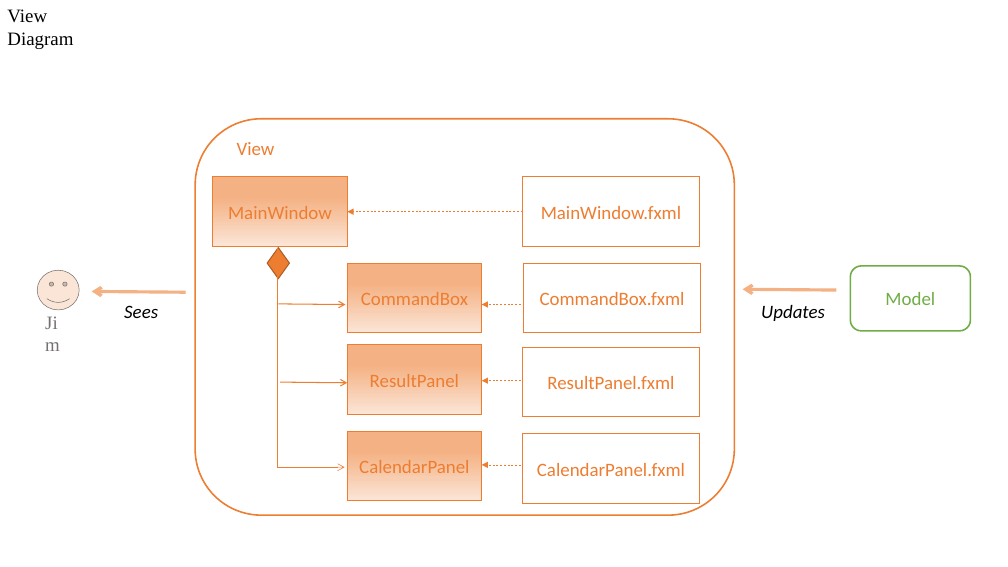
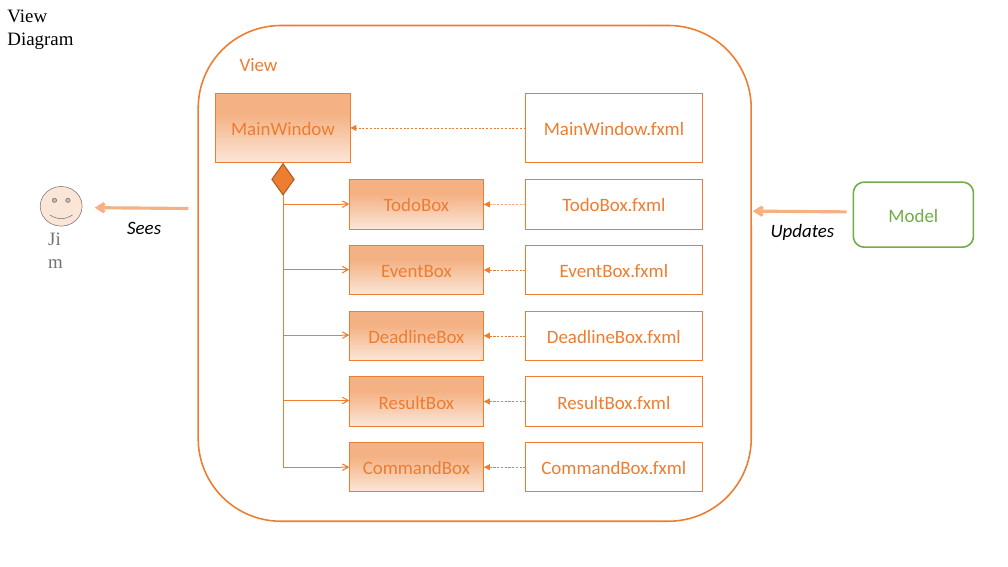
Before and after one commit to CS2103AUG2016-W11-C1/main, a slide deck: slide 3 of doc/DeveloperGuide.pptx. Drawn at 1008x567 pixels with LibreOffice and Linux fonts; fonts in the diff are those of the drawing. Boxes give left, top, right and bottom in pixels: in the first picture for what was removed or moved away, otherwise in the second. Text is boxed around its words. In the diff, an @@ line names an element or a change of style, - is before the commit and + after.

Commit message:
Update viewDragram

```diff
--- a/doc/DeveloperGuide.pptx
+++ b/doc/DeveloperGuide.pptx
@@ rounded rectangle: place and size @@
-rounded rectangle at <box>195,119,734,515</box>
+rounded rectangle at <box>198,26,752,522</box>
@@ 3 texts, 2 rectangles, 2 arrows, 1 rounded rectangle, 1 smiley face, 1 diamond: place and size @@
-3 texts, 2 rectangles, 2 arrows, 1 rounded rectangle, 1 smiley face, 1 diamond at <box>37,142,971,337</box>
+3 texts, 2 rectangles, 2 arrows, 1 rounded rectangle, 1 smiley face, 1 diamond at <box>40,58,974,253</box>
@@ elbow arrow moved from (278, 248) - (345, 467) to (283, 163) - (349, 467) @@
@@ elbow arrow (283, 163) - (349, 467): stroke #ED7D31 0.5 pt to #ED7D31 1 pt @@
@@ arrow moved from (278, 304) - (346, 305) to (284, 204) - (349, 204) @@
@@ arrow moved from (521, 305) - (482, 305) to (526, 204) - (484, 204) @@
@@ rectangle "TodoBox.fxml": place and size @@
-rectangle "TodoBox.fxml" at <box>524,263,701,333</box>
+rectangle "TodoBox.fxml" at <box>526,180,702,229</box>
@@ text in rectangle at <box>562,198,665,211</box>: text changed @@
-CommandBox.fxml
+TodoBox.fxml
@@ arrow moved from (743, 290) - (836, 290) to (753, 211) - (847, 212) @@
@@ text "Updates": place and size @@
-text "Updates" at <box>761,305,825,321</box>
+text "Updates" at <box>771,224,835,240</box>
@@ group added at <box>284,180,702,492</box>: 6 rectangles, 4 arrows @@
+TodoBox
+EventBox
+DeadlineBox
+CommandBox.fxml
+ResultBox
+EventBox.fxml
@@ rectangle "DeadlineBox.fxml": place and size @@
-rectangle "DeadlineBox.fxml" at <box>523,347,699,417</box>
+rectangle "DeadlineBox.fxml" at <box>526,312,702,361</box>
@@ rectangle removed at <box>347,345,482,414</box> @@
-ResultPanel
@@ arrow moved from (521, 381) - (482, 381) to (526, 336) - (484, 336) @@
@@ text in rectangle at <box>547,330,681,343</box>: text changed @@
-ResultPanel.fxml
+DeadlineBox.fxml
@@ rectangle "ResultBox.fxml": place and size @@
-rectangle "ResultBox.fxml" at <box>523,434,699,504</box>
+rectangle "ResultBox.fxml" at <box>526,377,702,426</box>
@@ arrow moved from (280, 382) - (347, 383) to (284, 401) - (349, 401) @@
@@ arrow moved from (521, 465) - (482, 465) to (526, 402) - (484, 402) @@
@@ text in rectangle at <box>557,396,670,409</box>: text changed @@
-CalendarPanel.fxml
+ResultBox.fxml
@@ rectangle removed at <box>347,431,482,501</box> @@
-CalendarPanel
@@ rectangle "CommandBox": place and size @@
-rectangle "CommandBox" at <box>347,263,482,333</box>
+rectangle "CommandBox" at <box>349,442,484,492</box>
```
Also in this commit, not shown: 3 other files.
